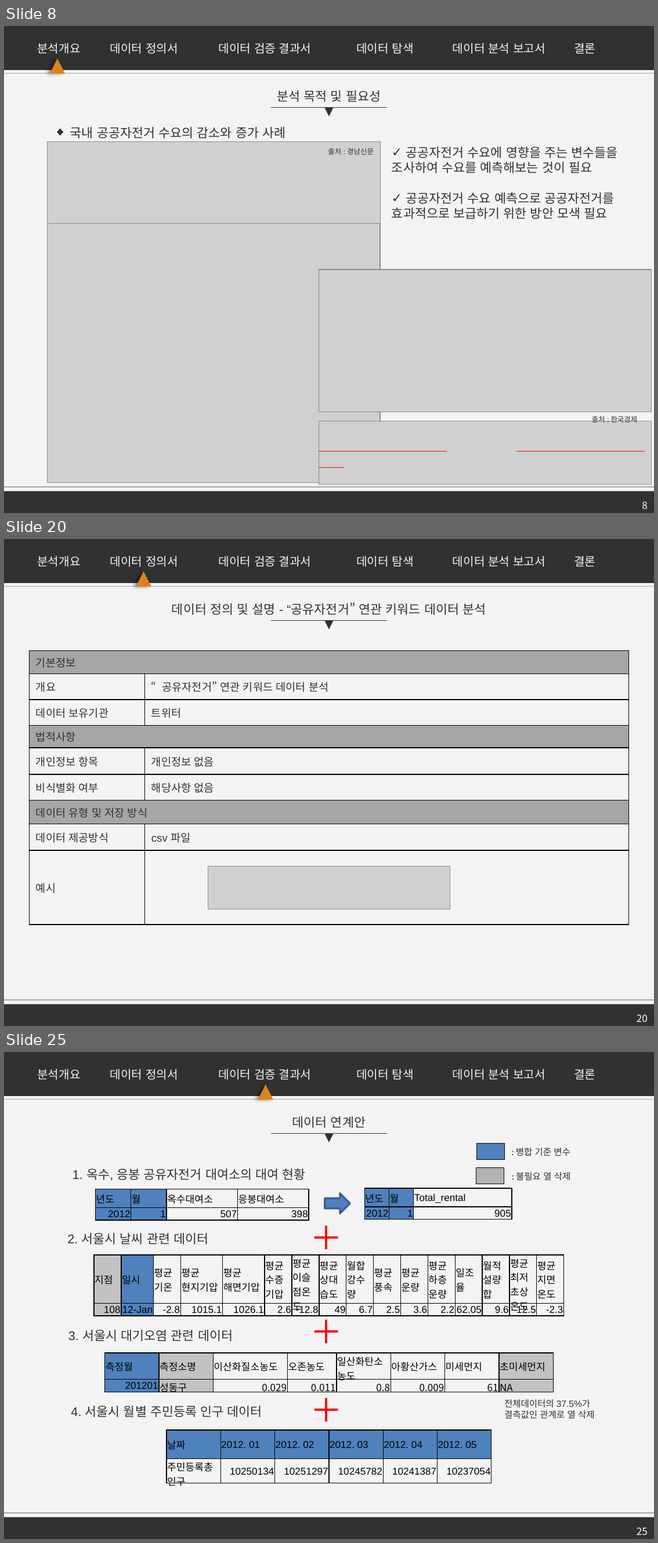
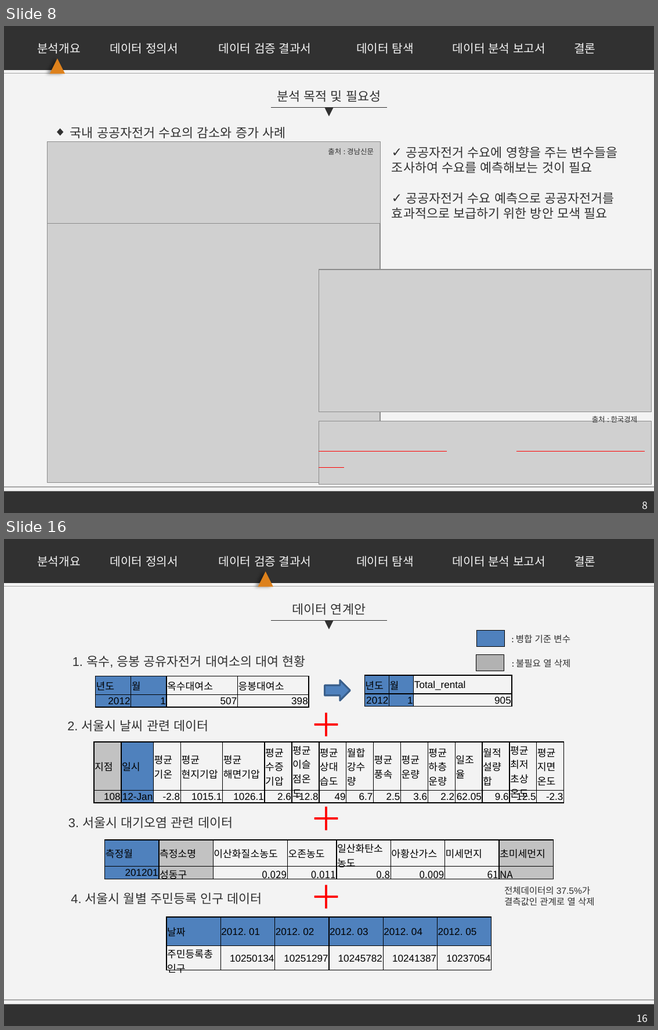
Before and after one commit to firstock/proj_sponge_bicycle, a slide deck: 서울시 공유자전거 수요 예측.pptx. Shown one above the other, each under a label of ours: slides 8, 20 and 25 before the commit, slides 8 and 16 after it; the slides between them are not shown. The pictures are 658x1543 and 658x1030 pixels, drawn with LibreOffice and Linux fonts; fonts in the diff are those of the drawing; grey boxes stand for pictures. Boxes give left, top, right and bottom in pixels: in the first picture for what was removed or moved away, otherwise in the second. Text is boxed around its words. In the diff, an @@ line names an element or a change of style, - is before the commit and + after.

```diff
--- a/서울시 공유자전거 수요 예측.pptx
+++ b/서울시 공유자전거 수요 예측.pptx
@@ slide 20 removed at [4,539,654,1026], background #F3F3F3 @@
@@ group removed at [4,539,654,587]: 6 texts, 1 rectangle, 1 triangle @@
-데이터 정의서
-데이터 검증 결과서
-분석개요
-데이터 분석 보고서
-결론
-데이터 탐색
@@ line removed from (654, 587) to (4, 587) @@
@@ text removed at [172,603,485,615] @@
-데이터 정의 및 설명 - “공유자전거” 연관 키워드 데이터 분석
@@ line removed from (271, 620) to (387, 620) @@
@@ triangle removed at [324,620,333,629] @@
@@ table removed at [30,651,628,925], 9 rows, 2 columns @@
-기본정보 | 
-개요 | “공유자전거” 연관 키워드 데이터 분석
-데이터 보유기관 | 트위터
-법적사항 | 
-개인정보 항목 | 개인정보 없음
-비식별화 여부 | 해당사항 없음
-데이터 유형 및 저장 방식 | 
-데이터 제공방식 | csv 파일
-예시 | 
@@ picture removed at [208,866,450,910] @@
@@ rectangle removed at [4,1005,654,1026] @@
@@ line removed from (654, 1000) to (4, 1000) @@
@@ page number removed at [636,1015,647,1022] @@
-20
@@ what was slide 25 is now slide 16 @@
@@ page number at [636,1015,647,1022]: text changed @@
-25
+16
```
Also in this commit, not shown: 12 slides changed, 8 other slides removed.
